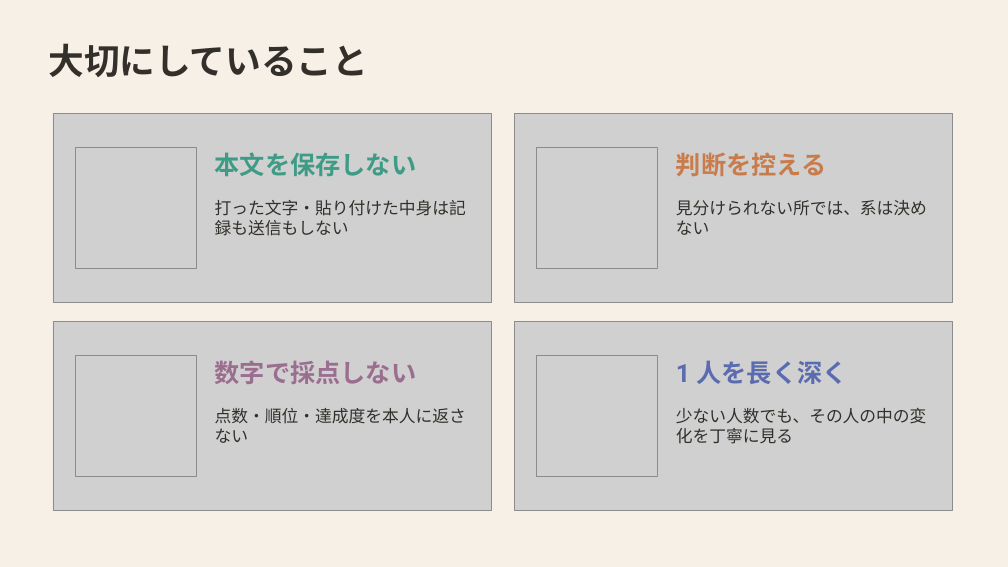
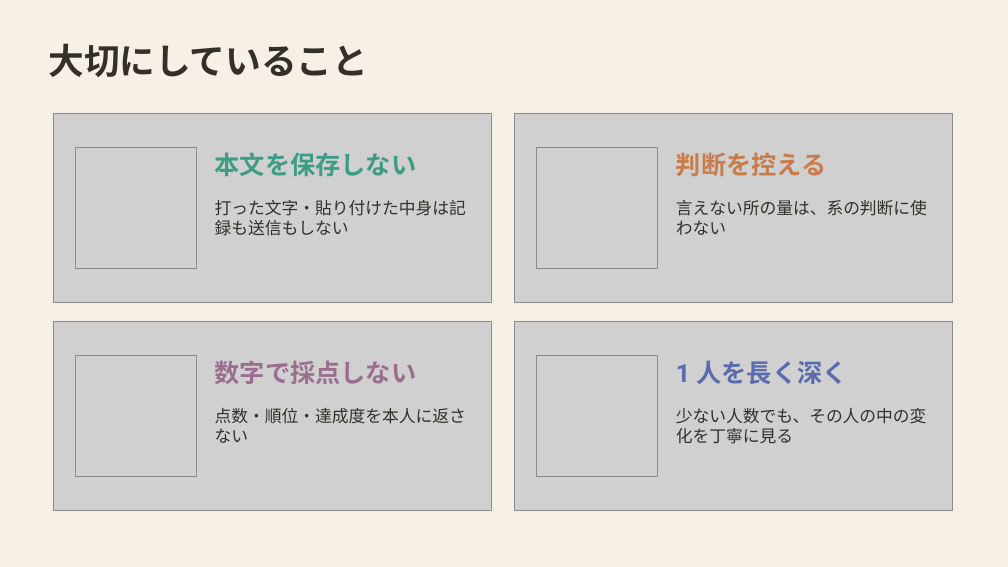
Before and after one commit to mikotomiura/GSE-prototype, a slide deck: slide 17 of docs/slides/project-overview/GSE_project_overview.pptx. Drawn at 1008x567 pixels with LibreOffice and Linux fonts; fonts in the diff are those of the drawing; grey boxes stand for pictures. Boxes give left, top, right and bottom in pixels: in the first picture for what was removed or moved away, otherwise in the second. Text is boxed around its words. In the diff, an @@ line names an element or a change of style, - is before the commit and + after.

```diff
--- a/docs/slides/project-overview/GSE_project_overview.pptx
+++ b/docs/slides/project-overview/GSE_project_overview.pptx
@@ text at [676, 200, 927, 235]: text changed @@
-見分けられない所では、系は決めない
+言えない所の量は、系の判断に使わない
```
Also in this commit, not shown: 5 other slides changed, 2 other files.
